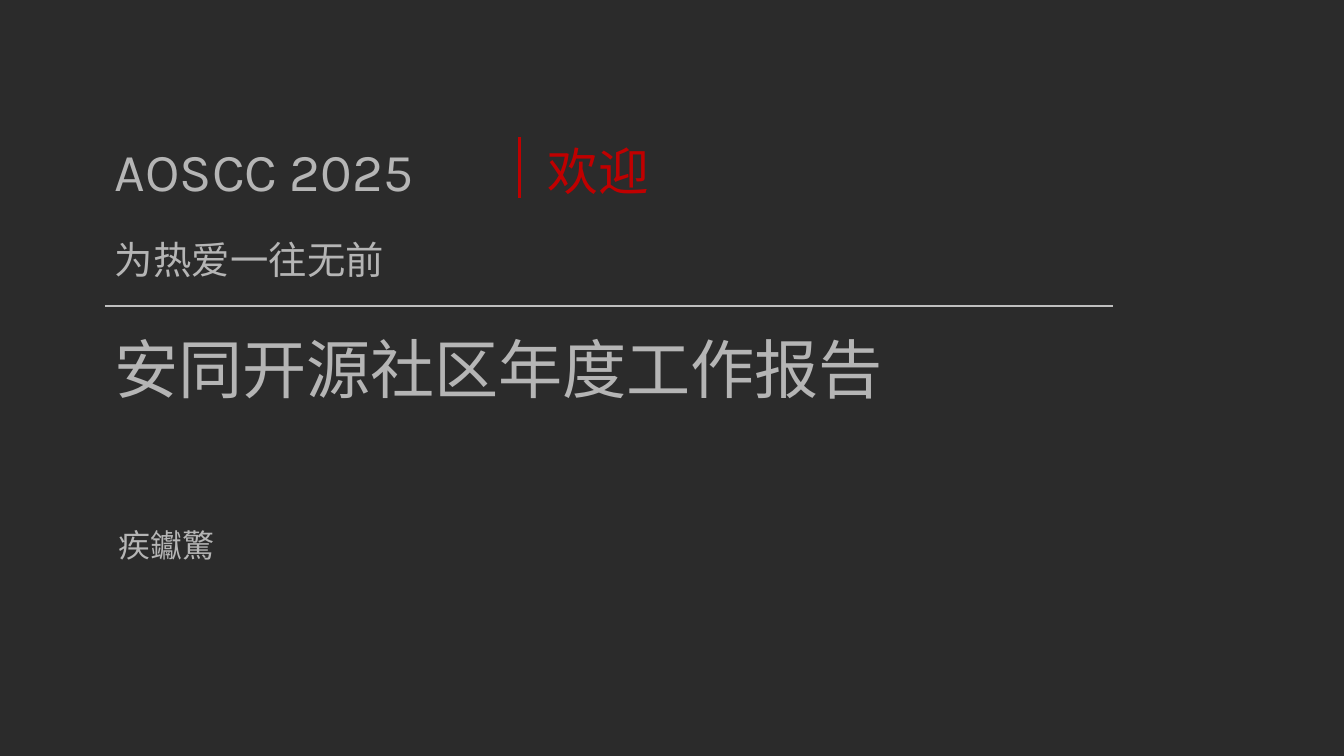
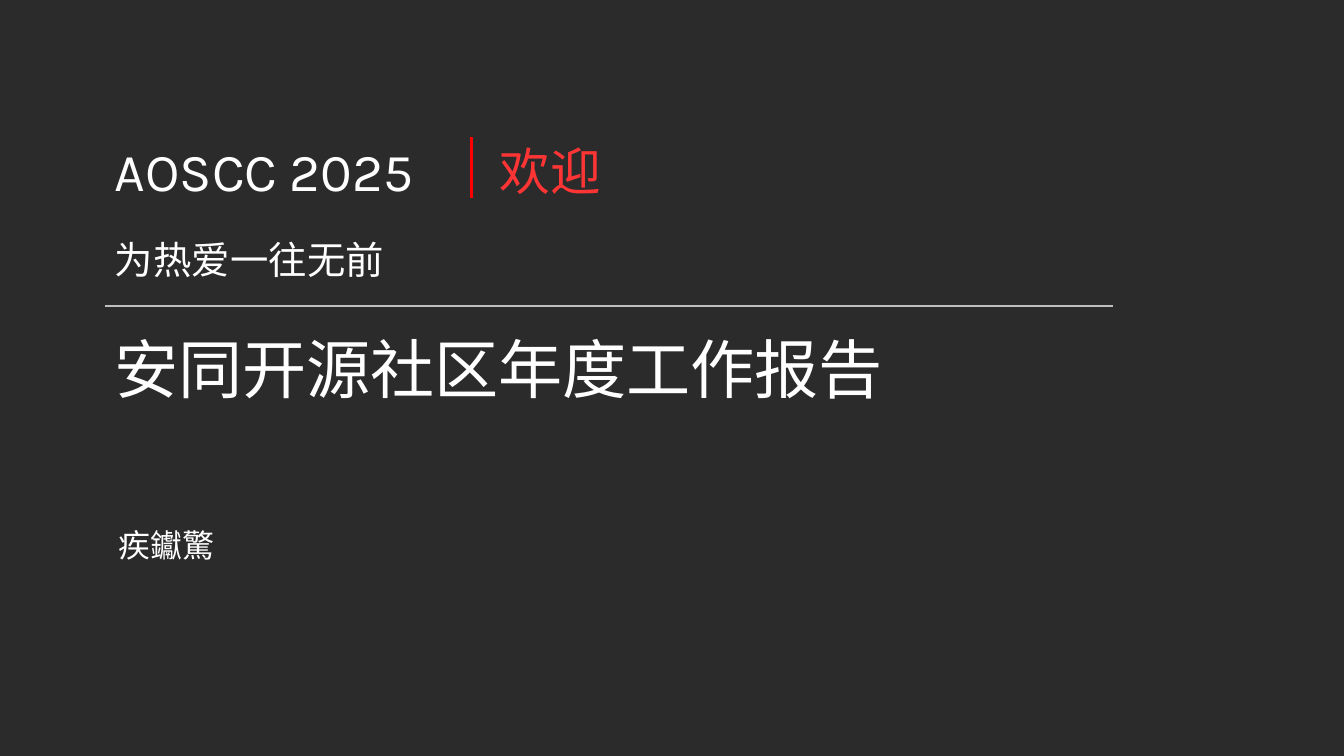
Before and after one commit to AOSC-Dev/aoscc, a slide deck: slide 1 of 2025/templates/aoscc-2025-template-v1.pptx. Drawn at 1344x756 pixels with LibreOffice and Linux fonts; fonts in the diff are those of the drawing; background and template pictures are left out; a plain dark background stands for a picture behind light text. Boxes give left, top, right and bottom in pixels: in the first picture for what was removed or moved away, otherwise in the second. Text is boxed around its words. In the diff, an @@ line names an element or a change of style, - is before the commit and + after.

Commit message:
fix(2025/templates): improve colour scheme

```diff
--- a/2025/templates/aoscc-2025-template-v1.pptx
+++ b/2025/templates/aoscc-2025-template-v1.pptx
@@ text colour #B5B5B5 to #FFFFFF in 4 elements at box(115, 339, 883, 399), box(115, 241, 384, 277), box(119, 530, 215, 560), box(115, 157, 413, 192) @@
@@ line moved from (519, 137) - (519, 198) to (472, 137) - (472, 198) @@
@@ line (472, 137) - (472, 198): stroke #C00000 2 pt to #FF0000 2 pt @@
@@ text "欢迎": place and size @@
-text "欢迎" at box(547, 147, 648, 194)
+text "欢迎" at box(500, 147, 601, 194)
@@ text "欢迎" at box(500, 147, 601, 194): text colour #C00000 to #FF3535 @@
```
Also in this commit, not shown: 2 other slides changed.
